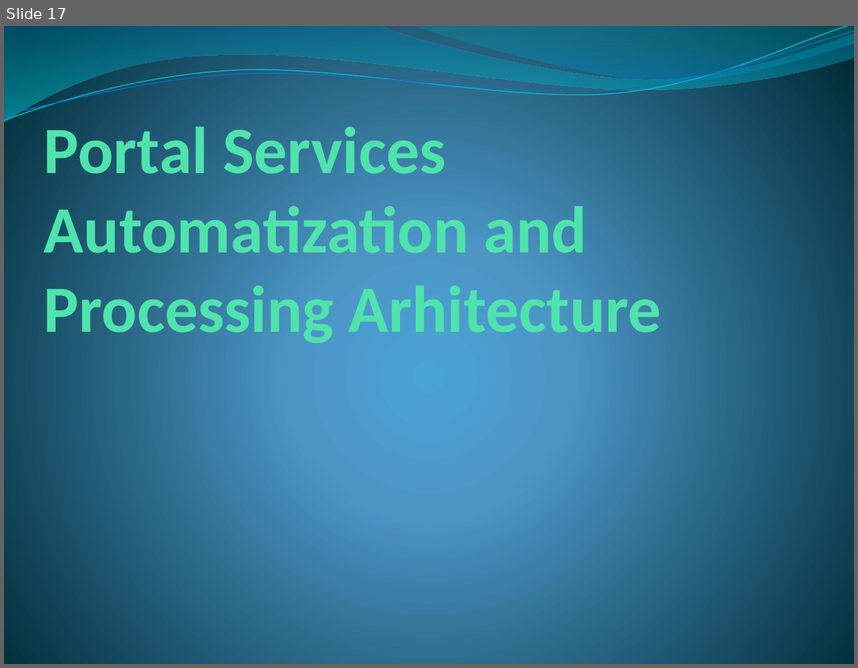
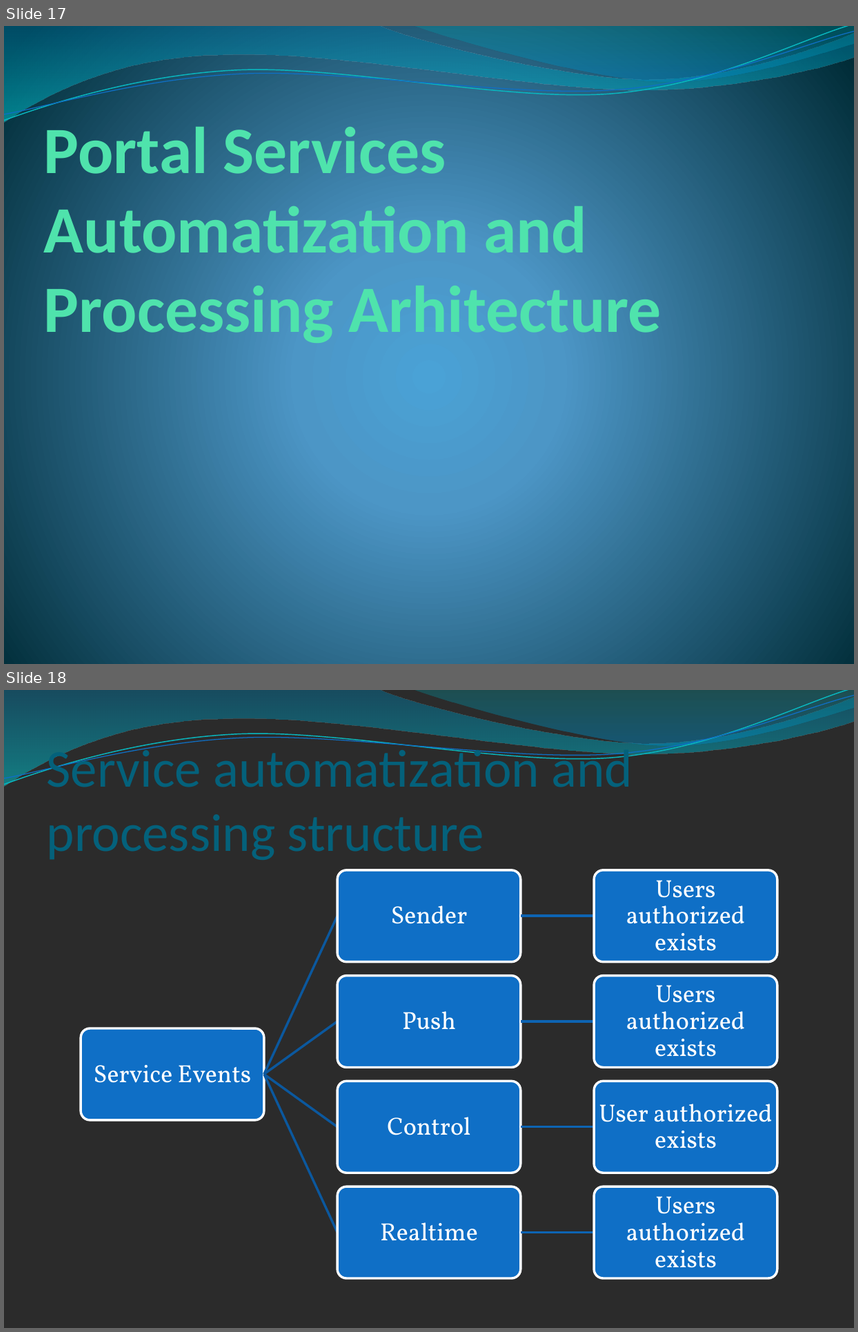
Before and after one commit to Serzol64/investportalAplex, a slide deck: PortalServices.pptx. Shown one above the other, each under a label of ours: slide 17 before the commit, slides 17 and 18 after it. The pictures are 858x668 and 858x1332 pixels, drawn with LibreOffice and Linux fonts; fonts in the diff are those of the drawing; background and template pictures are left out; a plain dark background stands for a picture behind light text. Boxes give left, top, right and bottom in pixels: in the first picture for what was removed or moved away, otherwise in the second. Text is boxed around its words. In the diff, an @@ line names an element or a change of style, - is before the commit and + after.

Commit message:
Portal Service Pages Start

```diff
--- a/PortalServices.pptx
+++ b/PortalServices.pptx
@@ slide 18 added at box(4, 690, 854, 1328), background picture (left out); not listed: 4 template elements that a slide beside it also shows @@
@@ title added at box(47, 743, 633, 787), 45 pt, text #04617B @@
+Service automatization and processing structure
@@ group added at box(81, 870, 777, 1279): 9 rounded rectangles, 9 texts, 8 freeform shapes @@
+Service Events
+Sender
+Users authorized exists
+Push
+Users authorized exists
+Control
+User authorized exists
+Realtime
+Users authorized exists
```
Also in this commit, not shown: 2 other slides added, 12 other files.
